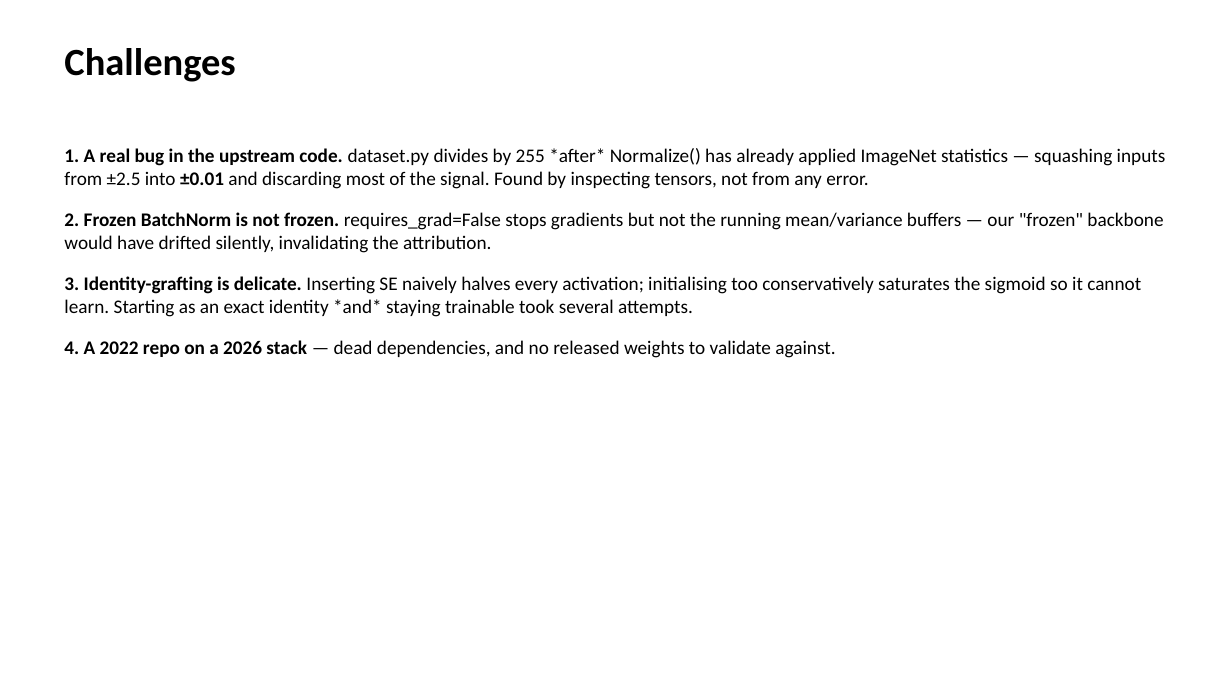
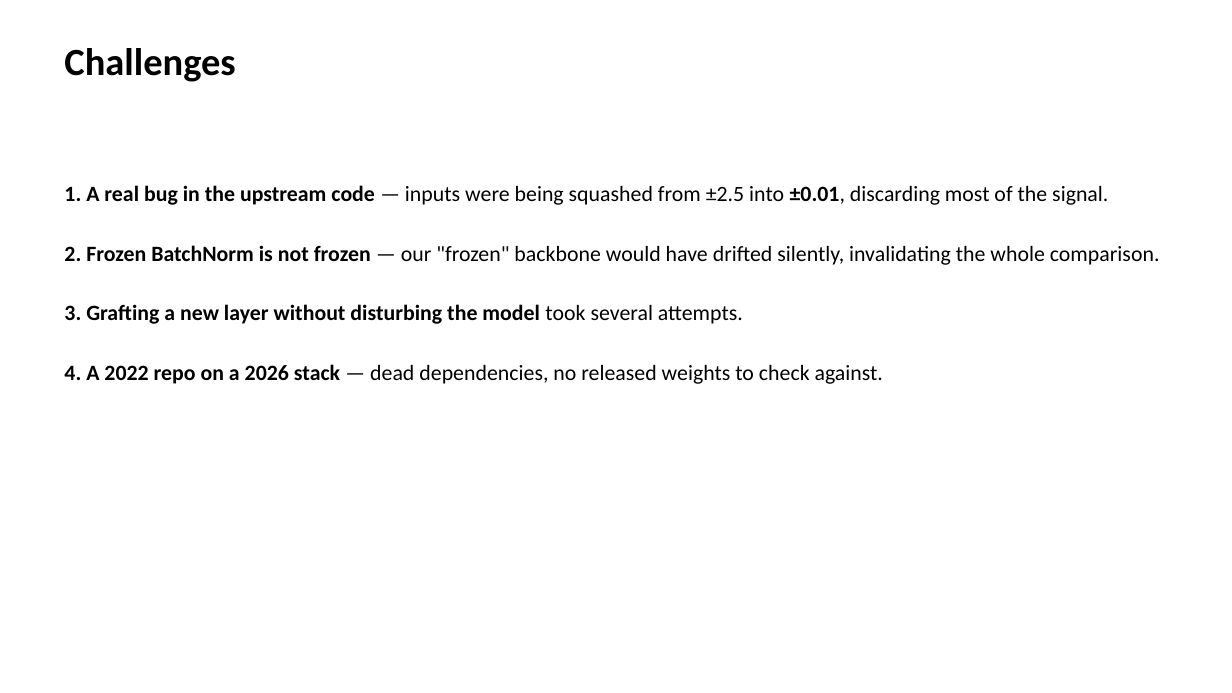
Before and after one commit to DavidShenzi/unext-project, a slide deck: slide 14 of UNeXt_presentation.pptx (slide 13 before the commit). Drawn at 1232x693 pixels with LibreOffice and Linux fonts; fonts in the diff are those of the drawing. Boxes give left, top, right and bottom in pixels: in the first picture for what was removed or moved away, otherwise in the second. Text is boxed around its words. In the diff, an @@ line names an element or a change of style, - is before the commit and + after.

```diff
--- a/UNeXt_presentation.pptx
+++ b/UNeXt_presentation.pptx
@@ text at box(64, 185, 1160, 384): text changed; size 15 to 17 pt @@
-1. A real bug in the upstream code. dataset.py divides by 255 *after* Normalize() has already applied ImageNet statistics — squashing inputs from ±2.5 into ±0.01 and discarding most of the signal. Found by inspecting tensors, not from any error.
-2. Frozen BatchNorm is not frozen. requires_grad=False stops gradients but not the running mean/variance buffers — our "frozen" backbone would have drifted silently, invalidating the attribution.
-3. Identity-grafting is delicate. Inserting SE naively halves every activation; initialising too conservatively saturates the sigmoid so it cannot learn. Starting as an exact identity *and* staying trainable took several attempts.
-4. A 2022 repo on a 2026 stack — dead dependencies, and no released weights to validate against.
+1. A real bug in the upstream code — inputs were being squashed from ±2.5 into ±0.01, discarding most of the signal.
+2. Frozen BatchNorm is not frozen — our "frozen" backbone would have drifted silently, invalidating the whole comparison.
+3. Grafting a new layer without disturbing the model took several attempts.
+4. A 2022 repo on a 2026 stack — dead dependencies, no released weights to check against.
```
Also in this commit, not shown: 5 other slides changed, 2 slides added, 1 slide removed, 3 other files.
